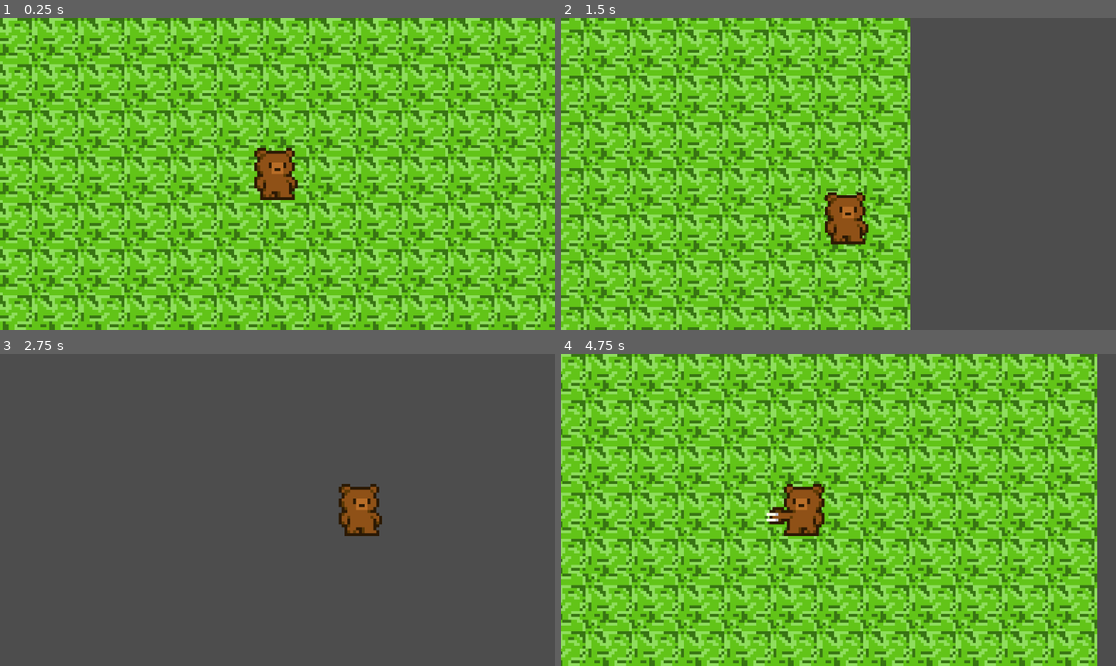
Above: before the commit, frames 1-4 (two rows, left to right).
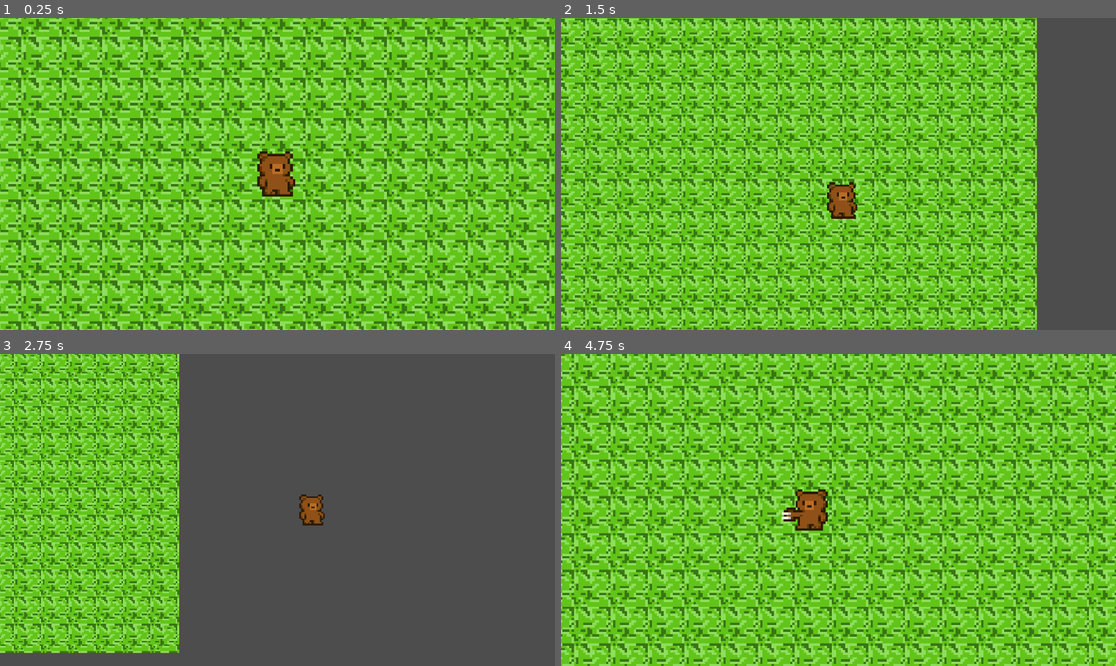
Above: after the commit, the same moments.

Repository: tom-legros/Beesounours-Gamejam4-2026
Game: Godot game, scene res://main.tscn
The game is run twice, just before and just after one commit, with the same random seed, the same clock (stepped at 60 frames per second) and the same inputs.
Inputs:
- Up to frame 1 (0.25 s): no input
- Up to frame 2 (1.5 s): hold Right (ui_right) 0.53-1.28 s; hold Shift 0.53-1.28 s; tap Space at 0.77 s; hold Down (ui_down) from 1.28 s (still down); tap Shift at 1.35 s
- Up to frame 3 (2.75 s): tap Space at 1.52 s; release Down (ui_down) at 2.03 s; hold Right (ui_right) from 2.03 s (still down); hold Shift from 2.03 s (still down)
- Up to frame 4 (4.75 s): release Right (ui_right) at 2.78 s; release Shift at 2.78 s; hold Up (ui_up) 2.78-3.53 s; tap Shift at 2.85, 4.35 s; tap Space at 3.02, 3.77, 4.52 s; hold Shift 3.53-4.28 s; hold Left (ui_left) from 3.53 s (still down)

The runs differ from the first frame. In frame 1, 67% of the frame differs, in the area x 0-100%, y 0-100%; in frame 2, 64%; in frame 3, 32%; in frame 4, 68%.

Commit message:
Mise a jour de la caméra

Diff:
--- a/game/player.gd
+++ b/game/player.gd
@@ -1,11 +1,17 @@
 extends CharacterBody2D
 
 const WALK_SPEED = 150.0
-const SPRINT_SPEED = 350.0
+const SPRINT_SPEED = 250.0
+
+const ZOOM_NORMAL = Vector2(5.0, 5.0)
+const ZOOM_RUN = Vector2(3.5, 3.5)
+const ZOOM_SPEED = 5.0
 
 var is_attacking: bool = false
+
 @onready var collision_attaque = $ZoneAttaque/CollisionShape2D
 @onready var sprite_ours = $PlayerSprite
+@onready var camera = $Camera2D
 
 var texture_normale = preload("res://img/Ours.png")
 var texture_attaque = preload("res://img/Ours_attaque.png")
@@ -15,11 +21,14 @@
 		lancer_attaque()
 
 	var current_speed = WALK_SPEED
+	var target_zoom = ZOOM_NORMAL
+
 	if Input.is_key_pressed(KEY_SHIFT):
 		current_speed = SPRINT_SPEED
-
+		target_zoom = ZOOM_RUN
+	if camera:
+		camera.zoom = camera.zoom.lerp(target_zoom, ZOOM_SPEED * _delta)
 	var direction = Input.get_vector("ui_left", "ui_right", "ui_up", "ui_down")
-
 	if direction.x < 0:
 		sprite_ours.flip_h = true
 	elif direction.x > 0:
